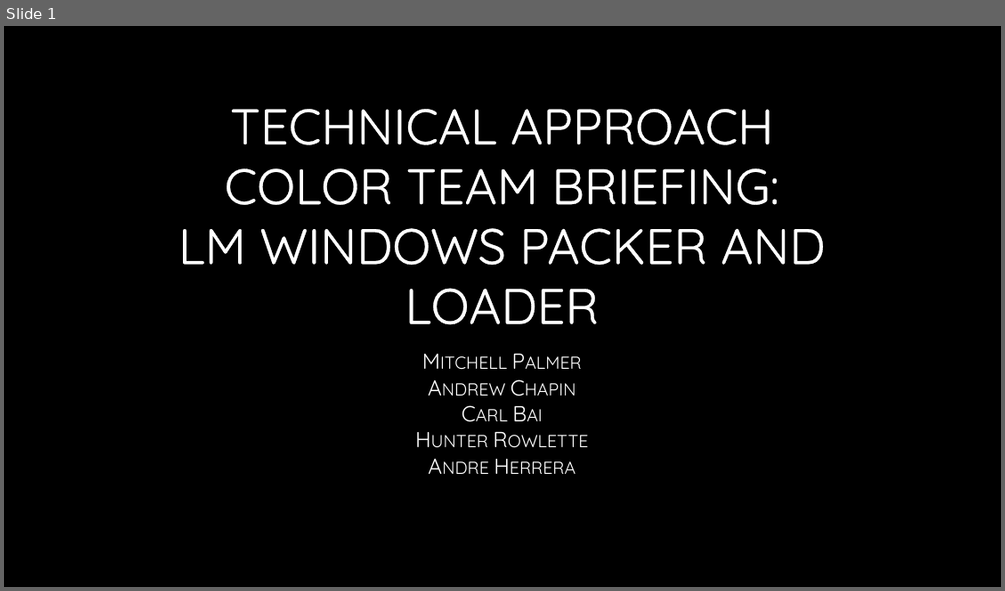
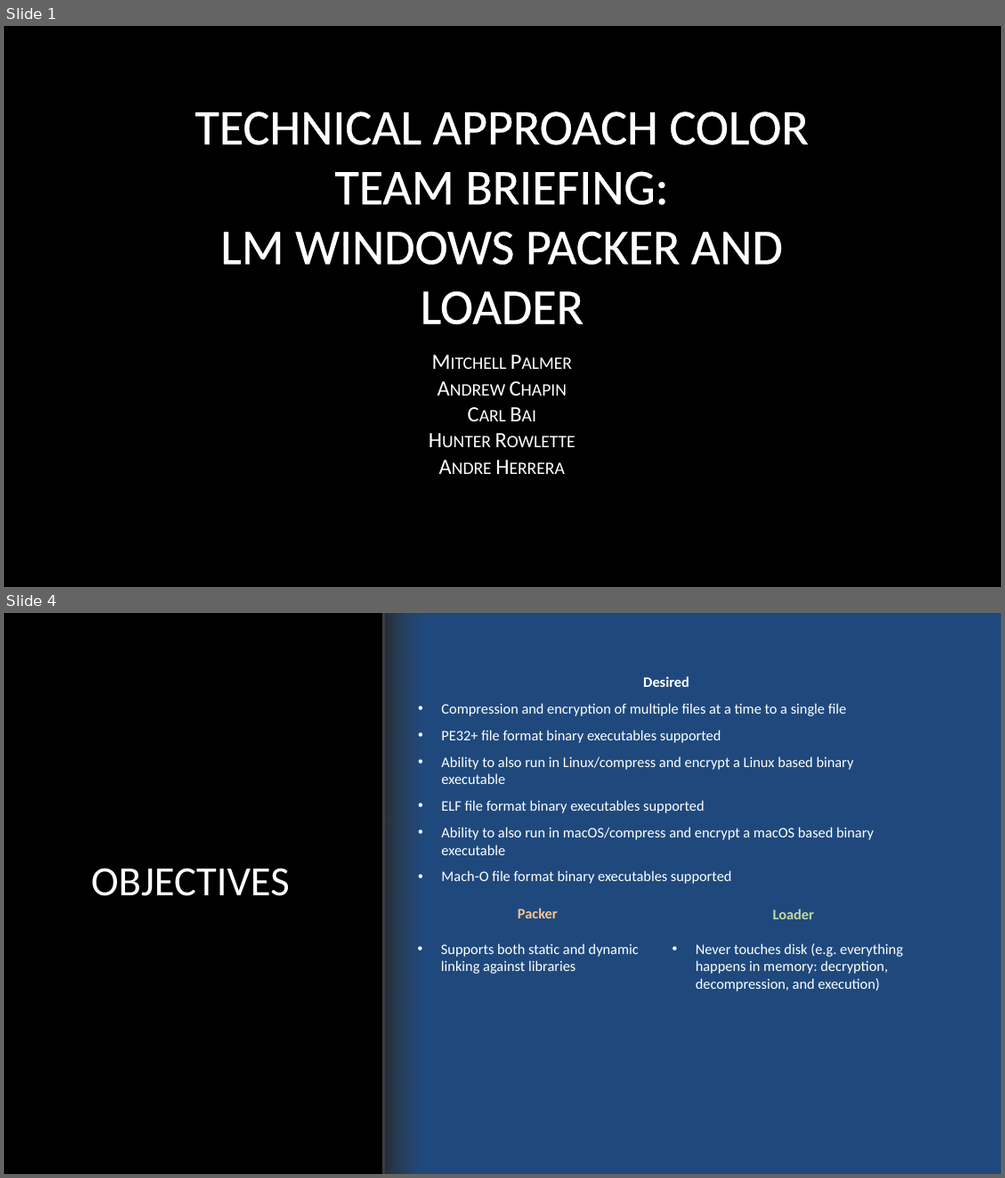
Before and after one commit to jcogs89/LMC-Packer-Loader, a slide deck: Assignments/E01-Technical_Approach_Color_Team.pptx. Shown one above the other, each under a label of ours: slide 1 before the commit, slides 1 and 4 after it; the slides between them are not shown. The pictures are 1005x591 and 1005x1178 pixels, drawn with LibreOffice and Linux fonts; fonts in the diff are those of the drawing; background and template pictures are left out. Boxes give left, top, right and bottom in pixels: in the first picture for what was removed or moved away, otherwise in the second. Text is boxed around its words. In the diff, an @@ line names an element or a change of style, - is before the commit and + after.

```diff
--- a/Assignments/E01-Technical_Approach_Color_Team.pptx
+++ b/Assignments/E01-Technical_Approach_Color_Team.pptx
@@ slide 4 added at [4, 613, 1001, 1174], background picture (left out) @@
@@ rectangle added at [383, 613, 1001, 1174], fill #1F497D @@
@@ rectangle added at [383, 613, 421, 1174], fill gradient #363D46 to #282E35 @@
@@ line added from (384, 613) to (384, 1174), #282E35 3 pt @@
@@ text added at [441, 676, 874, 884], 14 pt, text #FFFFFF @@
+Desired
+• Compression and encryption of multiple files at a time to a single file
+• PE32+ file format binary executables supported
+• Ability to also run in Linux/compress and encrypt a Linux based binary executable
+• ELF file format binary executables supported
+• Ability to also run in macOS/compress and encrypt a macOS based binary executable
+• Mach-O file format binary executables supported
@@ title added at [91, 868, 290, 896], 40 pt, text gradient #FFFFFF to #A6A6A6 @@
+OBJECTIVES
@@ text added at [441, 908, 639, 973], 14 pt, text #FFFFFF @@
+Packer
+• Supports both static and dynamic linking against libraries
@@ text added at [696, 908, 903, 991], 14 pt, text #FFFFFF @@
+Loader
+• Never touches disk (e.g. everything happens in memory: decryption, decompression, and execution)
@@ slide 1 changed as well @@
@@ title "TECHNICAL APPROACH COLOR TEAM BRIEFING: ..." at [195, 111, 809, 324]: font Quicksand to Calibri @@
@@ subtitle "Mitchell Palmer Andrew Chapin Carl ..." at [146, 344, 857, 499]: font Quicksand to Calibri @@
```
Also in this commit, not shown: 2 other slides changed, 5 other slides added, 10 slides removed.
